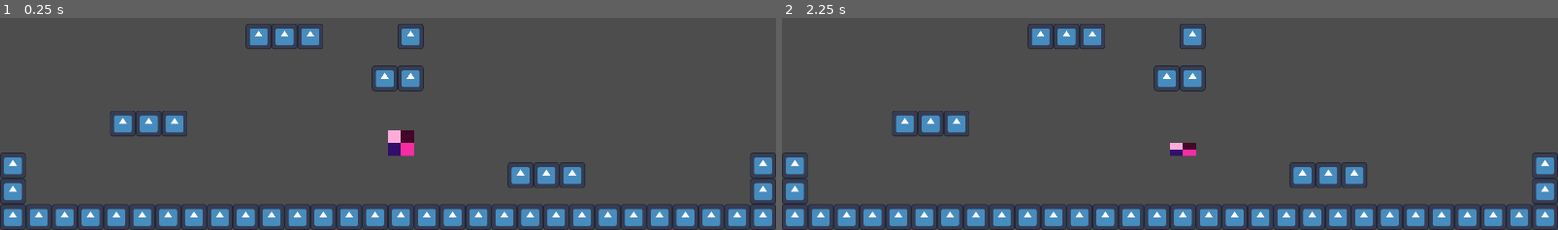
Above: before the commit, frames 1-2 (left to right).
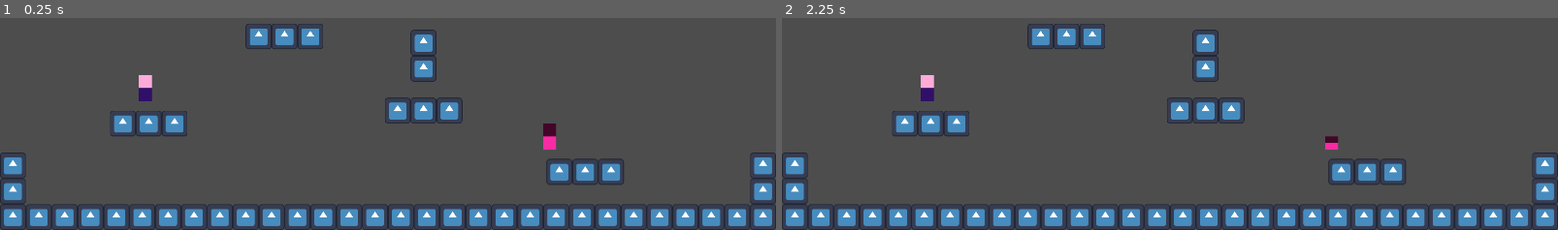
Above: after the commit, the same moments.

Repository: maticstric/tag
Game: Godot game, scene res://project/scenes/level.tscn
Same seed, same stepped clock (60 frames per second), same inputs: the game is played once before the commit and once after it. The engine's default icon, where the game draws it, is replaced by a stand-in: a white triangle on a blue panel in a dark square.
Inputs:
- Up to frame 1 (0.25 s): no input
- Up to frame 2 (2.25 s): tap Enter at 0.5, 2 s; hold Down (duck, bound only before the commit) 0.53-1.28 s; hold Right (right, bound only before the commit) 0.53-2.03 s; tap Up (jump, bound only before the commit) at 0.77, 0.8, 1.07, 1.35, 1.52, 1.82 s; tap Space at 1.25 s; tap Down (duck, bound only before the commit) at 1.55 s; hold Left (left, bound only before the commit) from 2.03 s (still down); hold Down (duck, bound only before the commit) from 2.03 s (still down)

The runs differ from the first frame. In frame 1, 3.8% of the frame differs, in the area x 17-81%, y 2-80%; in frame 2, 3.5%.
Error before the commit: Invalid operands 'float' and 'Vector2' in operator '+'. (res://project/scripts/player.gd:39)
Error after the commit: Invalid operands 'float' and 'Vector2' in operator '+'. (res://project/scripts/player.gd:40)

Commit message:
Added two player support (local)

Diff:
--- a/project.godot
+++ b/project.godot
@@ -24,27 +24,43 @@
 
 [input]
 
-left={
+left1={
 "deadzone": 0.5,
 "events": [Object(InputEventKey,"resource_local_to_scene":false,"resource_name":"","device":-1,"window_id":0,"alt_press …(182 unchanged characters)…
-, Object(InputEventKey,"resource_local_to_scene":false,"resource_name":"","device":-1,"window_id":0,"alt_pressed":false,"shift_pressed":false,"ctrl_pressed":false,"meta_pressed":false,"pressed":false,"keycode":0,"physical_keycode":65,"key_label":0,"unicode":97,"echo":false,"script":null)
 ]
 }
-right={
+right1={
 "deadzone": 0.5,
 "events": [Object(InputEventKey,"resource_local_to_scene":false,"resource_name":"","device":-1,"window_id":0,"alt_press …(182 unchanged characters)…
-, Object(InputEventKey,"resource_local_to_scene":false,"resource_name":"","device":-1,"window_id":0,"alt_pressed":false,"shift_pressed":false,"ctrl_pressed":false,"meta_pressed":false,"pressed":false,"keycode":0,"physical_keycode":68,"key_label":0,"unicode":100,"echo":false,"script":null)
 ]
 }
-jump={
+jump1={
 "deadzone": 0.5,
 "events": [Object(InputEventKey,"resource_local_to_scene":false,"resource_name":"","device":-1,"window_id":0,"alt_press …(182 unchanged characters)…
-, Object(InputEventKey,"resource_local_to_scene":false,"resource_name":"","device":-1,"window_id":0,"alt_pressed":false,"shift_pressed":false,"ctrl_pressed":false,"meta_pressed":false,"pressed":false,"keycode":0,"physical_keycode":87,"key_label":0,"unicode":119,"echo":false,"script":null)
 ]
 }
-duck={
+duck1={
 "deadzone": 0.5,
 "events": [Object(InputEventKey,"resource_local_to_scene":false,"resource_name":"","device":-1,"window_id":0,"alt_press …(182 unchanged characters)…
-, Object(InputEventKey,"resource_local_to_scene":false,"resource_name":"","device":-1,"window_id":0,"alt_pressed":false,"shift_pressed":false,"ctrl_pressed":false,"meta_pressed":false,"pressed":false,"keycode":0,"physical_keycode":83,"key_label":0,"unicode":115,"echo":false,"script":null)
 ]
 }
+left2={
+"deadzone": 0.5,
+"events": [Object(InputEventKey,"resource_local_to_scene":false,"resource_name":"","device":-1,"window_id":0,"alt_pressed":false,"shift_pressed":false,"ctrl_pressed":false,"meta_pressed":false,"pressed":false,"keycode":0,"physical_keycode":65,"key_label":0,"unicode":97,"echo":false,"script":null)
+]
+}
+right2={
+"deadzone": 0.5,
+"events": [Object(InputEventKey,"resource_local_to_scene":false,"resource_name":"","device":-1,"window_id":0,"alt_pressed":false,"shift_pressed":false,"ctrl_pressed":false,"meta_pressed":false,"pressed":false,"keycode":0,"physical_keycode":68,"key_label":0,"unicode":100,"echo":false,"script":null)
+]
+}
+jump2={
+"deadzone": 0.5,
+"events": [Object(InputEventKey,"resource_local_to_scene":false,"resource_name":"","device":-1,"window_id":0,"alt_pressed":false,"shift_pressed":false,"ctrl_pressed":false,"meta_pressed":false,"pressed":false,"keycode":0,"physical_keycode":87,"key_label":0,"unicode":119,"echo":false,"script":null)
+]
+}
+duck2={
+"deadzone": 0.5,
+"events": [Object(InputEventKey,"resource_local_to_scene":false,"resource_name":"","device":-1,"window_id":0,"alt_pressed":false,"shift_pressed":false,"ctrl_pressed":false,"meta_pressed":false,"pressed":false,"keycode":0,"physical_keycode":83,"key_label":0,"unicode":115,"echo":false,"script":null)
+]
+}
--- a/project/scenes/level.tscn
+++ b/project/scenes/level.tscn
@@ -5,8 +5,23 @@
 
 [node name="Level" type="Node2D"]
 
-[node name="Player" parent="." instance=ExtResource("2_haks3")]
-position = Vector2(992, 864)
+[node name="Player1" parent="." instance=ExtResource("2_haks3")]
+position = Vector2(1360, 848)
+left_action = "left1"
+right_action = "right1"
+jump_action = "jump1"
+duck_action = "duck1"
+walk_animation = "walk1"
+duck_animation = "duck1"
+
+[node name="Player2" parent="." instance=ExtResource("2_haks3")]
+position = Vector2(360, 728)
+left_action = "left2"
+right_action = "right2"
+jump_action = "jump2"
+duck_action = "duck2"
+walk_animation = "walk2"
+duck_animation = "duck2"
 
 [node name="Tiles" type="Node2D" parent="."]
 
@@ -77,13 +92,13 @@
 position = Vector2(992, 1048)
 
 [node name="Tile35" parent="Tiles" instance=ExtResource("1_85xqn")]
-position = Vector2(1288, 944)
+position = Vector2(1384, 936)
 
 [node name="Tile36" parent="Tiles" instance=ExtResource("1_85xqn")]
-position = Vector2(1352, 944)
+position = Vector2(1448, 936)
 
 [node name="Tile37" parent="Tiles" instance=ExtResource("1_85xqn")]
-position = Vector2(1416, 944)
+position = Vector2(1512, 936)
 
 [node name="Tile38" parent="Tiles" instance=ExtResource("1_85xqn")]
 position = Vector2(640, 600)
@@ -95,13 +110,19 @@
 position = Vector2(768, 600)
 
 [node name="Tile41" parent="Tiles" instance=ExtResource("1_85xqn")]
-position = Vector2(1016, 600)
+position = Vector2(1048, 680)
+
+[node name="Tile48" parent="Tiles" instance=ExtResource("1_85xqn")]
+position = Vector2(1048, 616)
 
 [node name="Tile46" parent="Tiles" instance=ExtResource("1_85xqn")]
-position = Vector2(952, 704)
+position = Vector2(984, 784)
 
 [node name="Tile45" parent="Tiles" instance=ExtResource("1_85xqn")]
-position = Vector2(1016, 704)
+position = Vector2(1048, 784)
+
+[node name="Tile47" parent="Tiles" instance=ExtResource("1_85xqn")]
+position = Vector2(1112, 784)
 
 [node name="Tile43" parent="Tiles" instance=ExtResource("1_85xqn")]
 position = Vector2(368, 816)
--- a/project/scenes/player.tscn
+++ b/project/scenes/player.tscn
@@ -1,31 +1,33 @@
-[gd_scene load_steps=10 format=3 uid="uid://bg3sk50oppws8"]
+[gd_scene load_steps=14 format=3 uid="uid://bg3sk50oppws8"]
 
 [ext_resource type="Script" path="res://project/scripts/player.gd" id="1_0jb5o"]
-[ext_resource type="Texture2D" uid="uid://255j43aueym1" path="res://project/res/walk.png" id="2_4pj6w"]
-[ext_resource type="Texture2D" uid="uid://xqbo4chxl0a3" path="res://project/res/duck.png" id="2_ml5c1"]
+[ext_resource type="Texture2D" uid="uid://nlyltw2kxaba" path="res://project/res/walk1.png" id="2_0i8rs"]
+[ext_resource type="Texture2D" uid="uid://cij1ghdkvybqk" path="res://project/res/duck1.png" id="2_1o3rs"]
+[ext_resource type="Texture2D" uid="uid://dini6jcmdqbbo" path="res://project/res/walk2.png" id="4_7575x"]
+[ext_resource type="Texture2D" uid="uid://cudmn73jooloe" path="res://project/res/duck2.png" id="5_pguy0"]
 
 [sub_resource type="RectangleShape2D" id="RectangleShape2D_p2r2a"]
-size = Vector2(64, 64)
+size = Vector2(32, 64)
 
 [sub_resource type="RectangleShape2D" id="RectangleShape2D_svil2"]
-size = Vector2(64, 64)
+size = Vector2(32, 64)
 
 [sub_resource type="RectangleShape2D" id="RectangleShape2D_yqgn3"]
-size = Vector2(64, 32)
+size = Vector2(32, 32)
 
 [sub_resource type="Animation" id="Animation_woi5n"]
-resource_name = "duck"
-tracks/0/type = "value"
-tracks/0/imported = false
-tracks/0/enabled = true
-tracks/0/path = NodePath("Sprite2D:texture")
-tracks/0/interp = 1
-tracks/0/loop_wrap = true
-tracks/0/keys = {
-"times": PackedFloat32Array(0),
-"transitions": PackedFloat32Array(1),
-"update": 1,
-"values": [ExtResource("2_ml5c1")]
+resource_name = "duck1"
+tracks/0/type = "value"
+tracks/0/imported = false
+tracks/0/enabled = true
+tracks/0/path = NodePath("Sprite2D:texture")
+tracks/0/interp = 1
+tracks/0/loop_wrap = true
+tracks/0/keys = {
+"times": PackedFloat32Array(0),
+"transitions": PackedFloat32Array(1),
+"update": 1,
+"values": [ExtResource("2_1o3rs")]
 }
 tracks/1/type = "value"
 tracks/1/imported = false
@@ -53,48 +55,128 @@
 }
 
 [sub_resource type="Animation" id="Animation_ys8vc"]
-resource_name = "walk"
-tracks/0/type = "value"
-tracks/0/imported = false
-tracks/0/enabled = true
-tracks/0/path = NodePath("Sprite2D:texture")
-tracks/0/interp = 1
-tracks/0/loop_wrap = true
-tracks/0/keys = {
-"times": PackedFloat32Array(0),
-"transitions": PackedFloat32Array(1),
-"update": 1,
-"values": [ExtResource("2_4pj6w")]
-}
-tracks/1/type = "value"
-tracks/1/imported = false
-tracks/1/enabled = true
-tracks/1/path = NodePath("WalkingCollisionShape2D:disabled")
-tracks/1/interp = 1
-tracks/1/loop_wrap = true
-tracks/1/keys = {
-"times": PackedFloat32Array(0),
-"transitions": PackedFloat32Array(1),
-"update": 1,
-"values": [false]
-}
-tracks/2/type = "value"
-tracks/2/imported = false
-tracks/2/enabled = true
-tracks/2/path = NodePath("DuckingCollisionShape2D:disabled")
-tracks/2/interp = 1
-tracks/2/loop_wrap = true
-tracks/2/keys = {
-"times": PackedFloat32Array(0),
-"transitions": PackedFloat32Array(1),
-"update": 1,
-"values": [true]
+resource_name = "walk1"
+tracks/0/type = "value"
+tracks/0/imported = false
+tracks/0/enabled = true
+tracks/0/path = NodePath("Sprite2D:texture")
+tracks/0/interp = 1
+tracks/0/loop_wrap = true
+tracks/0/keys = {
+"times": PackedFloat32Array(0),
+"transitions": PackedFloat32Array(1),
+"update": 1,
+"values": [ExtResource("2_0i8rs")]
+}
+tracks/1/type = "value"
+tracks/1/imported = false
+tracks/1/enabled = true
+tracks/1/path = NodePath("WalkingCollisionShape2D:disabled")
+tracks/1/interp = 1
+tracks/1/loop_wrap = true
+tracks/1/keys = {
+"times": PackedFloat32Array(0),
+"transitions": PackedFloat32Array(1),
+"update": 1,
+"values": [false]
+}
+tracks/2/type = "value"
+tracks/2/imported = false
+tracks/2/enabled = true
+tracks/2/path = NodePath("DuckingCollisionShape2D:disabled")
+tracks/2/interp = 1
+tracks/2/loop_wrap = true
+tracks/2/keys = {
+"times": PackedFloat32Array(0),
+"transitions": PackedFloat32Array(1),
+"update": 1,
+"values": [true]
+}
+
+[sub_resource type="Animation" id="Animation_hinmj"]
+resource_name = "walk2"
+tracks/0/type = "value"
+tracks/0/imported = false
+tracks/0/enabled = true
+tracks/0/path = NodePath("Sprite2D:texture")
+tracks/0/interp = 1
+tracks/0/loop_wrap = true
+tracks/0/keys = {
+"times": PackedFloat32Array(0),
+"transitions": PackedFloat32Array(1),
+"update": 1,
+"values": [ExtResource("4_7575x")]
+}
+tracks/1/type = "value"
+tracks/1/imported = false
+tracks/1/enabled = true
+tracks/1/path = NodePath("WalkingCollisionShape2D:disabled")
+tracks/1/interp = 1
+tracks/1/loop_wrap = true
+tracks/1/keys = {
+"times": PackedFloat32Array(0),
+"transitions": PackedFloat32Array(1),
+"update": 1,
+"values": [false]
+}
+tracks/2/type = "value"
+tracks/2/imported = false
+tracks/2/enabled = true
+tracks/2/path = NodePath("DuckingCollisionShape2D:disabled")
+tracks/2/interp = 1
+tracks/2/loop_wrap = true
+tracks/2/keys = {
+"times": PackedFloat32Array(0),
+"transitions": PackedFloat32Array(1),
+"update": 1,
+"values": [true]
+}
+
+[sub_resource type="Animation" id="Animation_ypwur"]
+resource_name = "duck2"
+tracks/0/type = "value"
+tracks/0/imported = false
+tracks/0/enabled = true
+tracks/0/path = NodePath("Sprite2D:texture")
+tracks/0/interp = 1
+tracks/0/loop_wrap = true
+tracks/0/keys = {
+"times": PackedFloat32Array(0),
+"transitions": PackedFloat32Array(1),
+"update": 1,
+"values": [ExtResource("5_pguy0")]
+}
+tracks/1/type = "value"
+tracks/1/imported = false
+tracks/1/enabled = true
+tracks/1/path = NodePath("WalkingCollisionShape2D:disabled")
+tracks/1/interp = 1
+tracks/1/loop_wrap = true
+tracks/1/keys = {
+"times": PackedFloat32Array(0),
+"transitions": PackedFloat32Array(1),
+"update": 1,
+"values": [true]
+}
+tracks/2/type = "value"
+tracks/2/imported = false
+tracks/2/enabled = true
+tracks/2/path = NodePath("DuckingCollisionShape2D:disabled")
+tracks/2/interp = 1
+tracks/2/loop_wrap = true
+tracks/2/keys = {
+"times": PackedFloat32Array(0),
+"transitions": PackedFloat32Array(1),
+"update": 1,
+"values": [false]
 }
 
 [sub_resource type="AnimationLibrary" id="AnimationLibrary_qy28c"]
 _data = {
-"duck": SubResource("Animation_woi5n"),
-"walk": SubResource("Animation_ys8vc")
+"duck1": SubResource("Animation_woi5n"),
+"duck2": SubResource("Animation_ypwur"),
+"walk1": SubResource("Animation_ys8vc"),
+"walk2": SubResource("Animation_hinmj")
 }
 
 [node name="Player" type="CharacterBody2D"]
@@ -109,16 +191,16 @@
 
 [node name="WalkingCollisionShape2D" type="CollisionShape2D" parent="."]
 shape = SubResource("RectangleShape2D_svil2")
+disabled = true
 
 [node name="DuckingCollisionShape2D" type="CollisionShape2D" parent="."]
 position = Vector2(0, 16)
 shape = SubResource("RectangleShape2D_yqgn3")
-disabled = true
 
 [node name="Sprite2D" type="Sprite2D" parent="."]
 texture_filter = 1
 scale = Vector2(4, 4)
-texture = ExtResource("2_4pj6w")
+texture = ExtResource("2_0i8rs")
 
 [node name="AnimationPlayer" type="AnimationPlayer" parent="."]
 libraries = {
--- a/project/scripts/player.gd
+++ b/project/scripts/player.gd
@@ -8,22 +8,23 @@
 const JUMP_TIME_TO_DESCENT = 0.3
 const JUMP_END_EARLY_GRAVITY_MODIFIER = 2
 
+@export var left_action: String
+@export var right_action: String
+@export var jump_action: String
+@export var duck_action: String
+
+@export var walk_animation: String
+@export var duck_animation: String
+
 @onready var jump_velocity = -(2.0 * JUMP_HEIGHT) / JUMP_TIME_TO_PEAK
 @onready var jump_gravity = -(-2.0 * JUMP_HEIGHT) / JUMP_TIME_TO_PEAK ** 2
 @onready var fall_gravity = -(-2.0 * JUMP_HEIGHT) / JUMP_TIME_TO_DESCENT ** 2
 
-
 func _physics_process(delta):
-
-
-	print("jumpvel: " + str(jump_velocity))
-	print(jump_gravity)
-	print(fall_gravity)
-
 	# If you're pressing duck or can't stand up, duck. Otherwise, walk
 	# TODO: Probably add idle?
-	if Input.is_action_pressed("duck") or !can_stand():
-		$AnimationPlayer.play("duck")
+	if Input.is_action_pressed(duck_action) or !can_stand():
+		$AnimationPlayer.play(duck_animation)
 
 		# If you're slower than DMS, go directly to it. If you're faster, go to it slowly
 		if abs(velocity.x) <= DUCK_MOVE_SPEED:
@@ -31,7 +32,7 @@
 		else:
 			velocity.x = lerp(velocity.x, get_input_velocity() * float(DUCK_MOVE_SPEED), DUCK_FRICTION)
 	else:
-		$AnimationPlayer.play("walk")
+		$AnimationPlayer.play(walk_animation)
 		velocity.x = get_input_velocity() * MOVE_SPEED
 
 	process_jump()
@@ -46,7 +47,7 @@
 
 
 func process_jump():
-	if Input.is_action_just_pressed("jump"):
+	if Input.is_action_just_pressed(jump_action):
 		if is_on_floor():
 			jump()
 
@@ -56,7 +57,7 @@
 
 
 func ended_jump_early():
-	return (!is_on_floor() and !Input.is_action_pressed("jump") and velocity.y < 0)
+	return (!is_on_floor() and !Input.is_action_pressed(jump_action) and velocity.y < 0)
 
 
 func can_stand():
@@ -66,10 +67,10 @@
 func get_input_velocity():
 	var horizontal = 0.0
 
-	if Input.is_action_pressed("left"):
+	if Input.is_action_pressed(left_action):
 		horizontal = -1.0
 
-	if Input.is_action_pressed("right"):
+	if Input.is_action_pressed(right_action):
 		horizontal = 1.0
 
 	return horizontal
Binary file removed: project/res/duck.png
Binary file added: project/res/duck1.png
Not shown, added: project/res/duck1.png.import
Binary file added: project/res/duck2.png
Not shown, changed: project/res/duck2.png.import
Binary file removed: project/res/walk.png
Binary file added: project/res/walk1.png
Not shown, added: project/res/walk1.png.import
Binary file added: project/res/walk2.png
Not shown, changed: project/res/walk2.png.import
